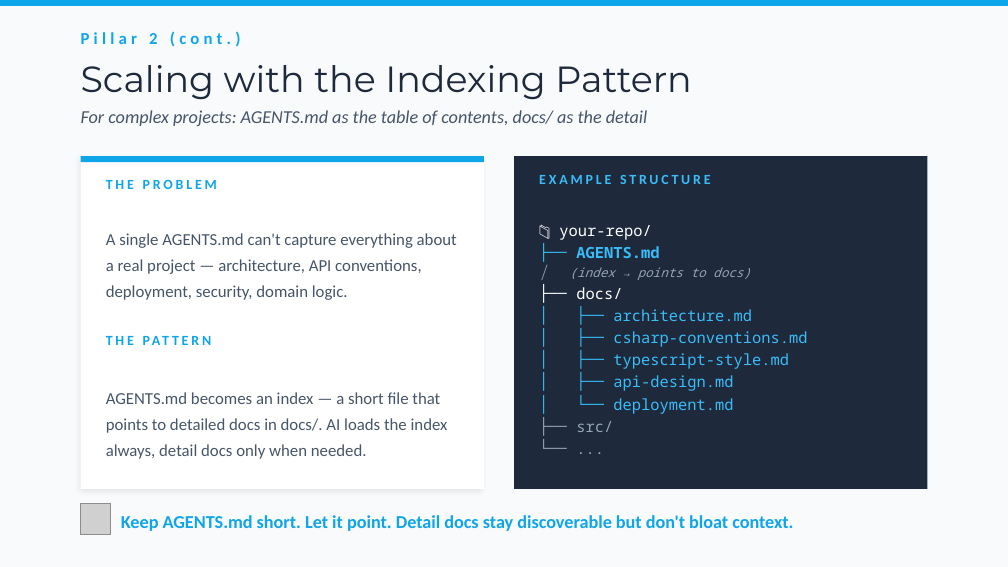
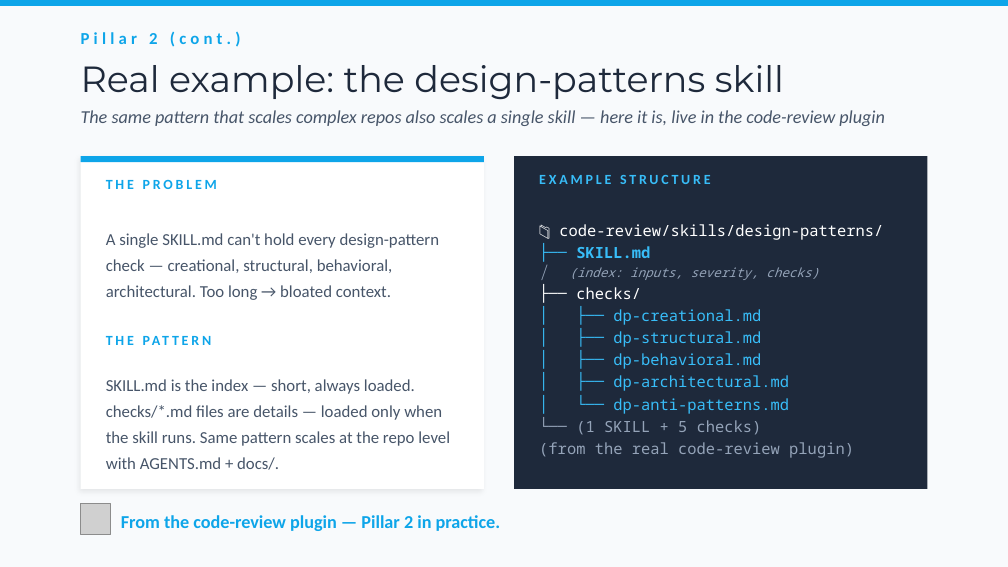
Before and after one commit to bubuding0809/copilot-cli-for-beginners, a slide deck: slide 8 of WORKSHOP-PRESENTATION.pptx. Drawn at 1008x567 pixels with LibreOffice and Linux fonts; fonts in the diff are those of the drawing; grey boxes stand for pictures. Boxes give left, top, right and bottom in pixels: in the first picture for what was removed or moved away, otherwise in the second. Text is boxed around its words. In the diff, an @@ line names an element or a change of style, - is before the commit and + after.

```diff
--- a/WORKSHOP-PRESENTATION.pptx
+++ b/WORKSHOP-PRESENTATION.pptx
@@ text at (81, 65, 784, 100): text changed @@
-Scaling with the Indexing Pattern
+Real example: the design-patterns skill
@@ text at (81, 110, 885, 126): text changed @@
-For complex projects: AGENTS.md as the table of contents, docs/ as the detail
+The same pattern that scales complex repos also scales a single skill — here it is, live in the code-review plugin
@@ text at (106, 233, 440, 300): text changed @@
-A single AGENTS.md can't capture everything about a real project — architecture, API conventions, deployment, security, domain logic.
+A single SKILL.md can't hold every design-pattern check — creational, structural, behavioral, architectural. Too long → bloated context.
@@ text at (539, 224, 883, 458): text changed @@
-📁 your-repo/
-├── AGENTS.md
-│ (index → points to docs)
-├── docs/
-│ ├── architecture.md
-│ ├── csharp-conventions.md
-│ ├── typescript-style.md
-│ ├── api-design.md
-│ └── deployment.md
-├── src/
-└── ...
+📁 code-review/skills/design-patterns/
+├── SKILL.md
+│ (index: inputs, severity, checks)
+├── checks/
+│ ├── dp-creational.md
+│ ├── dp-structural.md
+│ ├── dp-behavioral.md
+│ ├── dp-architectural.md
+│ └── dp-anti-patterns.md
+└── (1 SKILL + 5 checks)
+(from the real code-review plugin)
@@ text at (106, 379, 450, 470): text changed @@
-AGENTS.md becomes an index — a short file that points to detailed docs in docs/. AI loads the index always, detail docs only when needed.
+SKILL.md is the index — short, always loaded. checks/*.md files are details — loaded only when the skill runs. Same pattern scales at the repo level with AGENTS.md + docs/.
@@ text at (121, 515, 501, 531): text changed @@
-Keep AGENTS.md short. Let it point. Detail docs stay discoverable but don't bloat context.
+From the code-review plugin — Pillar 2 in practice.
```
Also in this commit, not shown: 12 other slides changed, 1 slide added, 2 slides removed, 3 other files.
